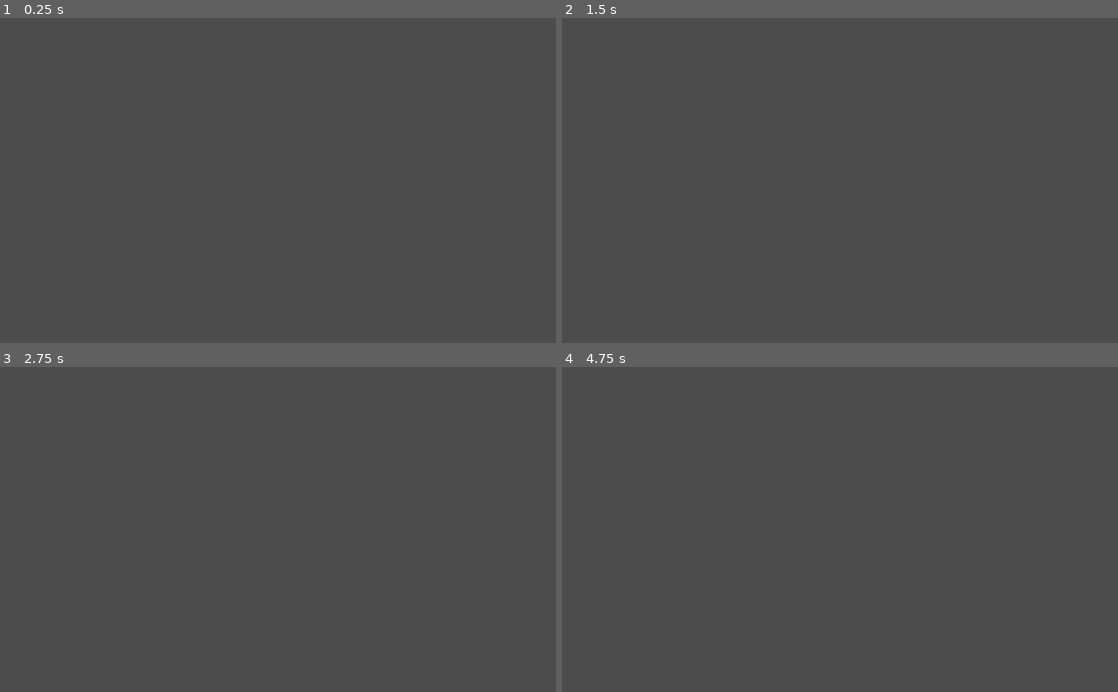
Above: before the commit, frames 1-4 (two rows, left to right).
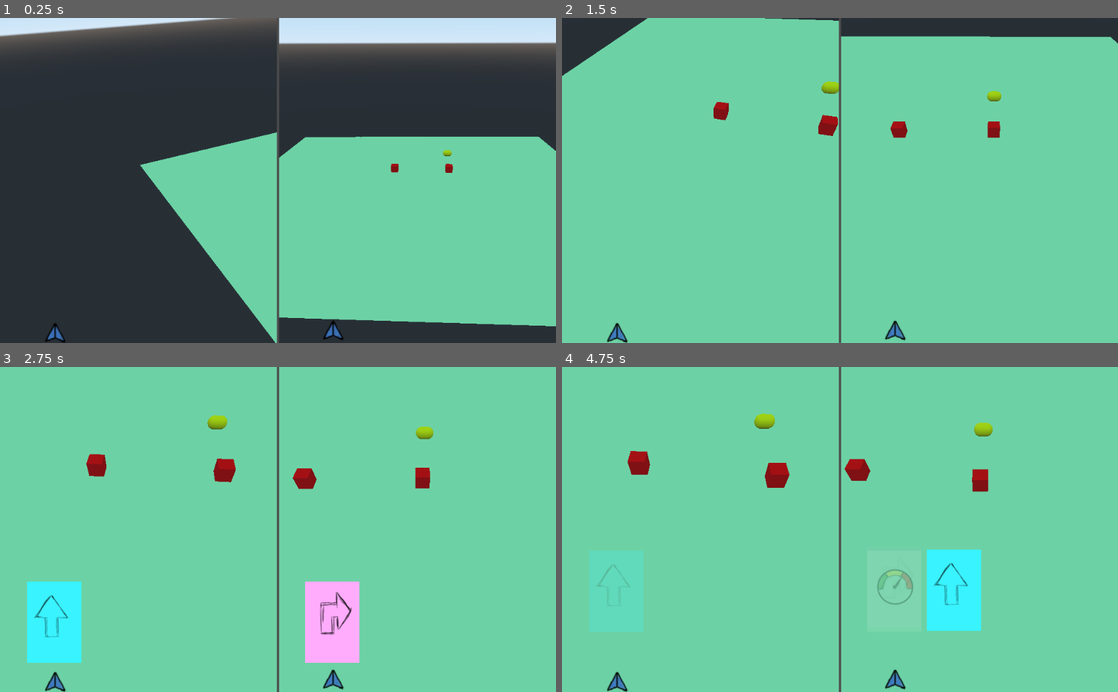
Above: after the commit, the same moments.

Repository: pisgah-fogel/TheRobotCardGame
Game: Godot game, scene res://TestScene.tscn
The game is run twice, just before and just after one commit, with the same random seed, the same clock (stepped at 60 frames per second) and the same inputs.
Inputs:
- Up to frame 1 (0.25 s): no input
- Up to frame 2 (1.5 s): hold D (P1Right, bound only after the commit) 0.53-1.28 s; tap S (P1Accept, bound only after the commit) at 0.6 s; tap K (P2Accept, bound only after the commit) at 0.8, 1.35 s; hold A (P1Left, bound only after the commit) from 1.28 s (still down)
- Up to frame 3 (2.75 s): tap J (P2Left, bound only after the commit) at 1.55, 2.1 s; release A (P1Left, bound only after the commit) at 2.03 s; hold D (P1Right, bound only after the commit) from 2.03 s (still down); tap L (P2Right, bound only after the commit) at 2.3 s
- Up to frame 4 (4.75 s): tap L (P2Right, bound only after the commit) at 2.85 s; tap S (P1Accept, bound only after the commit) at 3.05, 3.6 s; release D (P1Right, bound only after the commit) at 3.53 s; hold A (P1Left, bound only after the commit) from 3.53 s (still down); tap K (P2Accept, bound only after the commit) at 3.8, 4.35 s; tap J (P2Left, bound only after the commit) at 4.55 s

The runs differ from the first frame. In frame 1, 93% of the frame differs, in the area x 0-100%, y 0-100%; in frame 2, 100%; in frame 3, 100%; in frame 4, 100%.

Commit message:
Add coin and improve player movement

Diff:
--- a/CardBoard.gd
+++ b/CardBoard.gd
@@ -6,49 +6,104 @@
 
 export(int) var numcardmax = 3;
 var selectP1 = 0;
-var handP1 = [];
 var selectP2 = 0;
-var handP2 = [];
-
-func giveOneCard():
-	if handP1.size() < numcardmax and handP2.size() < numcardmax:
-		handP1.append(randi()%numcardmax)
-		handP2.append(randi()%numcardmax)
-		# TODO: add animation
 
 const Card = preload("res://card.tscn");
 var spritesP1 = []
+var spritesP2 = []
+
+func _cardplayedby(playerid, cardid):
+	match playerid:
+		0:
+			var counter = 0
+			for sprite in spritesP1:
+				sprite.position.x = 100 + 110*counter
+				counter+=1
+		1:
+			var counter = 0
+			for sprite in spritesP2:
+				sprite.position.x = get_viewport().get_visible_rect().size.x/2 + 100 + 110*counter
+				counter+=1
+
+func giveOneCard():
+	if spritesP1.size() < numcardmax and spritesP2.size() < numcardmax:
+		var card1 = Card.instance()
+		card1.position.x = 100 + 110*spritesP1.size()
+		card1.position.y = 480
+		card1.isfirstinhand = (spritesP1.size() == 0)
+		mControl.add_child(card1)
+		card1.connect("PlayerPlayed", self, "_cardplayedby")
+		card1.connect("PlayerPlayed", get_parent(), "_cardplayedby")
+		spritesP1.append(card1)
+
+		var card2 = Card.instance()
+		card2.position.x = get_viewport().get_visible_rect().size.x/2 + 100 + 110*spritesP2.size() # TODO screen width/2
+		card2.position.y = 480
+		card2.isfirstinhand = (spritesP2.size() == 0)
+		mControl.add_child(card2)
+		card2.connect("PlayerPlayed", self, "_cardplayedby")
+		card2.connect("PlayerPlayed", get_parent(), "_cardplayedby")
+		spritesP2.append(card2)
+
+func _ready():
+	updateDisplay()
+	var counter = 0
+	for sprite in spritesP2:
+		sprite.position.x = get_viewport().get_visible_rect().size.x/2 + 100 + 110*counter
+		counter+=1
+
 func updateDisplay():
-	for inst in spritesP1:
-		inst.queue_free()
-	spritesP1.clear()
+	updateCursorP1()
+	updateCursorP2()
 
-	var i = 0;
-	for cardid in handP1:
-		var tmp = Card.instance();
-		tmp.frame = cardid
-		tmp.position = Vector2(100 + 110*i, 530);
-		spritesP1.append(tmp)
-		mControl.add_child(tmp)
-		i += 1;
+onready var mCursorP1 = $cursorP1
+func updateCursorP1():
+	mCursorP1.position.x = 100 + 110*selectP1
+
+onready var mCursorP2 = $cursorP2
+func updateCursorP2():
+	mCursorP2.position.x = get_viewport().get_visible_rect().size.x/2 + 100 + 110*selectP2
 
 func _process(delta):
-	if Input.is_action_just_pressed("P1Accept"):
-		print("Player 1 selected ", selectP1, " = card id ", handP1[selectP1])
+	if Input.is_action_just_pressed("P1Accept") and spritesP1.size()>0:
+		print("Player 1 selected ", selectP1, " = card id ", spritesP1[selectP1].id)
+		spritesP1[selectP1].playCard(0)
+		spritesP1.erase(spritesP1[selectP1])
+		selectP1 = 0
+		updateCursorP1()
 	elif Input.is_action_just_pressed("P1Left"):
-		if selectP1 > 0:
+		if selectP1 > 0 and not spritesP1[selectP1-1].busy:
+			spritesP1[selectP1].selectCard(false)
 			selectP1 -= 1;
+			spritesP1[selectP1].selectCard(true)
+			updateCursorP1()
 	elif Input.is_action_just_pressed("P1Right"):
-		if selectP1 < handP1.size()-1:
+		if selectP1 < spritesP1.size()-1 and not spritesP1[selectP1+1].busy:
+			spritesP1[selectP1].selectCard(false)
 			selectP1 += 1;
+			spritesP1[selectP1].selectCard(true)
+			updateCursorP1()
 
-	if Input.is_action_just_pressed("P2Accept"):
-		print("P2Accept");
+	if Input.is_action_just_pressed("P2Accept") and spritesP2.size()>0:
+		print("Player 2 selected ", selectP2, " = card id ", spritesP2[selectP2].id)
+		spritesP2[selectP2].playCard(1)
+		spritesP2.erase(spritesP2[selectP2])
+		selectP2 = 0
+		updateCursorP2()
 	elif Input.is_action_just_pressed("P2Left"):
-		print("P2Left");
+		if selectP2 > 0 and not spritesP2[selectP2-1].busy:
+			spritesP2[selectP2].selectCard(false)
+			selectP2 -= 1;
+			spritesP2[selectP2].selectCard(true)
+			updateCursorP2()
 	elif Input.is_action_just_pressed("P2Right"):
-		print("P2Right");
-
+		print("P2 cursor ", selectP2)
+		print("P2 hand size ", spritesP2.size())
+		if selectP2 < spritesP2.size()-1 and not spritesP2[selectP2+1].busy:
+			spritesP2[selectP2].selectCard(false)
+			selectP2 += 1;
+			spritesP2[selectP2].selectCard(true)
+			updateCursorP2()
 
 func _on_TimerCardDistr_timeout():
 	giveOneCard()
--- /dev/null
+++ b/Coin.gd
@@ -0,0 +1,5 @@
+extends Area
+
+func _on_Coin_body_entered(body):
+	body.getCoin()
+	self.queue_free()
--- a/MeshInstance.gd
+++ /dev/null
@@ -1,16 +0,0 @@
-extends MeshInstance
-
-
-# Declare member variables here. Examples:
-# var a = 2
-# var b = "text"
-
-
-# Called when the node enters the scene tree for the first time.
-func _ready():
-	pass # Replace with function body.
-
-
-
-func _process(delta):
-	pass
--- /dev/null
+++ b/Player.gd
@@ -0,0 +1,52 @@
+extends KinematicBody
+
+export(float) var speed = 200.0
+
+enum State {IDLE, FORWARD, RIGHT, LEFT}
+var mState = State.IDLE
+
+var mWallet = 0
+
+func getCoin():
+	print("Player got one coin")
+	mWallet += 1
+
+func _physics_process(delta):
+	match mState:
+		State.FORWARD:
+			forward_todo -= delta
+			if forward_todo <= 0:
+				mState = State.IDLE
+			var direction = Vector3(cos(rotation.y), 0, -sin(rotation.y))
+			self.move_and_slide(direction*speed*delta, Vector3(0, 1, 0))
+		State.LEFT:
+			rotate_todo -= delta
+			if rotate_todo <= 0:
+				mState = State.IDLE
+			self.rotate_y(0.7*delta)
+		State.RIGHT:
+			rotate_todo -= delta
+			if rotate_todo <= 0:
+				mState = State.IDLE
+			self.rotate_y(-0.7*delta)
+
+var forward_todo = 0.0
+func _forward():
+	# TODO: add paticles
+	mState = State.FORWARD
+	forward_todo = 3.0
+
+var rotate_todo = 0.0
+func _left():
+	mState = State.LEFT
+	rotate_todo = 2.0
+
+func _right():
+	mState = State.RIGHT
+	rotate_todo = 2.0
+
+func _faster():
+	speed *= 1.5
+
+func _slower():
+	speed *= 0.67
--- /dev/null
+++ b/Player.tscn
@@ -0,0 +1,57 @@
+[gd_scene load_steps=7 format=2]
+
+[ext_resource path="res://Player.gd" type="Script" id=1]
+
+[sub_resource type="BoxShape" id=1]
+
+[sub_resource type="CubeMesh" id=2]
+
+[sub_resource type="VisualShaderNodeColorConstant" id=3]
+constant = Color( 1, 0, 0, 1 )
+
+[sub_resource type="VisualShader" id=4]
+code = "shader_type spatial;
+
+
+
+void vertex() {
+// Output:0
+
+}
+
+void fragment() {
+// Color:2
+	vec3 n_out2p0;
+	float n_out2p1;
+	n_out2p0 = vec3(1.000000,0.000000,0.000000);
+	n_out2p1 = 1.000000;
+
+// Output:0
+	ALBEDO = n_out2p0;
+
+}
+
+void light() {
+// Output:0
+
+}
+"
+nodes/fragment/0/position = Vector2( 500, 40 )
+nodes/fragment/2/node = SubResource( 3 )
+nodes/fragment/2/position = Vector2( 280, 60 )
+nodes/fragment/connections = PoolIntArray( 2, 0, 0, 0 )
+
+[sub_resource type="ShaderMaterial" id=5]
+shader = SubResource( 4 )
+
+[node name="Player" type="KinematicBody"]
+script = ExtResource( 1 )
+
+[node name="CollisionShape" type="CollisionShape" parent="."]
+transform = Transform( 1, 0, 0, 0, 1, 0, 0, 0, 1, 0, 4.84838, 0 )
+shape = SubResource( 1 )
+
+[node name="MeshInstance" type="MeshInstance" parent="."]
+transform = Transform( 1, 0, 0, 0, 1, 0, 0, 0, 1, 0, 4.84838, 0 )
+mesh = SubResource( 2 )
+material/0 = SubResource( 5 )
--- /dev/null
+++ b/TestScene.gd
@@ -0,0 +1,23 @@
+extends Spatial
+
+onready var mPlayer1 = $Player1
+onready var mPlayer2 = $Player2
+
+func _cardplayedby(playerid, cardid):
+	print("Player ", playerid, " played card ", cardid)
+	var players = [mPlayer1, mPlayer2]
+	match cardid:
+		0: # Forward
+			players[playerid]._forward()
+		1: # Right
+			players[playerid]._right()
+		2: # Left
+			players[playerid]._left()
+		3: # Faster
+			players[playerid]._faster()
+		4: # Slower
+			players[playerid]._slower()
+		5: # TODO
+			pass
+		6: # TODO
+			pass
--- a/TestScene.tscn
+++ b/TestScene.tscn
@@ -1,16 +1,126 @@
-[gd_scene load_steps=4 format=2]
-
-[ext_resource path="res://MeshInstance.gd" type="Script" id=1]
+[gd_scene load_steps=16 format=2]
+
+[ext_resource path="res://TestScene.gd" type="Script" id=1]
+[ext_resource path="res://ui.png" type="Texture" id=2]
 [ext_resource path="res://CardBoard.gd" type="Script" id=3]
-
-[sub_resource type="CapsuleMesh" id=1]
+[ext_resource path="res://Player.tscn" type="PackedScene" id=4]
+[ext_resource path="res://Coin.gd" type="Script" id=5]
+
+[sub_resource type="PlaneMesh" id=1]
+
+[sub_resource type="VisualShaderNodeColorConstant" id=8]
+constant = Color( 0.398438, 1, 0.450134, 1 )
+
+[sub_resource type="VisualShader" id=9]
+code = "shader_type spatial;
+
+
+
+void vertex() {
+// Output:0
+
+}
+
+void fragment() {
+// Color:2
+	vec3 n_out2p0;
+	float n_out2p1;
+	n_out2p0 = vec3(0.398438,1.000000,0.450134);
+	n_out2p1 = 1.000000;
+
+// Output:0
+	ALBEDO = n_out2p0;
+
+}
+
+void light() {
+// Output:0
+
+}
+"
+nodes/fragment/2/node = SubResource( 8 )
+nodes/fragment/2/position = Vector2( 80, 140 )
+nodes/fragment/connections = PoolIntArray( 2, 0, 0, 0 )
+
+[sub_resource type="ShaderMaterial" id=10]
+shader = SubResource( 9 )
+
+[sub_resource type="BoxShape" id=2]
+
+[sub_resource type="CapsuleShape" id=3]
+
+[sub_resource type="CapsuleMesh" id=4]
+
+[sub_resource type="VisualShaderNodeColorConstant" id=5]
+constant = Color( 0.921875, 1, 0, 1 )
+
+[sub_resource type="VisualShader" id=6]
+code = "shader_type spatial;
+
+
+
+void vertex() {
+// Output:0
+
+}
+
+void fragment() {
+// Color:2
+	vec3 n_out2p0;
+	float n_out2p1;
+	n_out2p0 = vec3(0.921875,1.000000,0.000000);
+	n_out2p1 = 1.000000;
+
+// Output:0
+	ALBEDO = n_out2p0;
+
+}
+
+void light() {
+// Output:0
+
+}
+"
+nodes/fragment/2/node = SubResource( 5 )
+nodes/fragment/2/position = Vector2( 80, 160 )
+nodes/fragment/connections = PoolIntArray( 2, 0, 0, 0 )
+
+[sub_resource type="ShaderMaterial" id=7]
+shader = SubResource( 6 )
 
 [node name="TestScene" type="Spatial"]
-
-[node name="Player1" type="MeshInstance" parent="."]
+script = ExtResource( 1 )
+
+[node name="Camera target1" type="Spatial" parent="."]
+transform = Transform( -1.62921e-07, 0.819152, -0.573576, 0, 0.573576, 0.819152, 1, 1.33457e-07, -9.34474e-08, -26.6175, 20.4563, 0 )
+
+[node name="Camera target2" type="Spatial" parent="."]
+transform = Transform( -1.62921e-07, 0.819152, -0.573576, 0, 0.573576, 0.819152, 1, 1.33457e-07, -9.34474e-08, -27.5552, 22.7265, 8.62963 )
+
+[node name="Player1" parent="." instance=ExtResource( 4 )]
+transform = Transform( 1, 0, 0, 0, 1, 0, 0, 0, 1, -5.51572, -2.94535, -7.83117 )
+
+[node name="RemoteTransform" type="RemoteTransform" parent="Player1"]
+transform = Transform( -1.62921e-07, 0.819152, -0.573576, 0, 0.573576, 0.819152, 1, 1.33457e-07, -9.34474e-08, -21.1018, 23.4017, 7.83117 )
+remote_path = NodePath("../../Camera target1")
+
+[node name="Player2" parent="." instance=ExtResource( 4 )]
+transform = Transform( 1, 0, 0, 0, 1, 0, 0, 0, 1, -5.51572, -2.84402, 8.62963 )
+
+[node name="RemoteTransform" type="RemoteTransform" parent="Player2"]
+transform = Transform( -1.62921e-07, 0.819152, -0.573576, 0, 0.573576, 0.819152, 1, 1.33457e-07, -9.34474e-08, -22.0394, 25.5705, 0 )
+remote_path = NodePath("../../Camera target2")
+
+[node name="Floor" type="MeshInstance" parent="."]
+transform = Transform( 50, 0, 0, 0, 1, 0, 0, 0, 50, 0.238688, 0, 0 )
 mesh = SubResource( 1 )
-material/0 = null
-script = ExtResource( 1 )
+material/0 = SubResource( 10 )
+
+[node name="StaticBody" type="StaticBody" parent="Floor"]
+
+[node name="CollisionShape" type="CollisionShape" parent="Floor/StaticBody"]
+transform = Transform( 1, 0, 0, 0, 1, 0, 0, 0, 1, 0, -0.718035, 0 )
+shape = SubResource( 2 )
 
 [node name="CardBoard" type="CanvasLayer" parent="."]
 script = ExtResource( 3 )
@@ -23,6 +133,82 @@
 }
 
 [node name="TimerCardDistr" type="Timer" parent="CardBoard"]
-wait_time = 5.0
+wait_time = 1.5
 autostart = true
+
+[node name="cursorP1" type="Sprite" parent="CardBoard"]
+position = Vector2( 100, 583.197 )
+scale = Vector2( 1.5, 1.5 )
+texture = ExtResource( 2 )
+hframes = 10
+
+[node name="cursorP2" type="Sprite" parent="CardBoard"]
+position = Vector2( 515.334, 578.785 )
+scale = Vector2( 1.5, 1.5 )
+texture = ExtResource( 2 )
+hframes = 10
+
+[node name="Coin" type="Area" parent="."]
+transform = Transform( 1, 0, 0, 0, 1, 0, 0, 0, 1, 6.84912, 1.5314, 9.15295 )
+collision_layer = 0
+script = ExtResource( 5 )
+
+[node name="CollisionShape" type="CollisionShape" parent="Coin"]
+shape = SubResource( 3 )
+
+[node name="MeshInstance" type="MeshInstance" parent="Coin"]
+mesh = SubResource( 4 )
+material/0 = SubResource( 7 )
+
+[node name="Control" type="Control" parent="."]
+margin_right = 40.0
+margin_bottom = 40.0
+__meta__ = {
+"_edit_use_anchors_": false
+}
+
+[node name="HBoxContainer" type="HBoxContainer" parent="Control"]
+margin_right = 1020.0
+margin_bottom = 800.0
+grow_vertical = 2
+alignment = 1
+__meta__ = {
+"_edit_use_anchors_": false
+}
+
+[node name="ViewportContainer" type="ViewportContainer" parent="Control/HBoxContainer"]
+margin_right = 510.0
+margin_bottom = 800.0
+__meta__ = {
+"_edit_use_anchors_": false
+}
+
+[node name="Viewport" type="Viewport" parent="Control/HBoxContainer/ViewportContainer"]
+size = Vector2( 510, 600 )
+handle_input_locally = false
+render_target_update_mode = 3
+
+[node name="InterpolatedCamera" type="InterpolatedCamera" parent="Control/HBoxContainer/ViewportContainer/Viewport"]
+transform = Transform( 1, 0, 0, 0, 0.878825, 0.477143, 0, -0.477143, 0.878825, -80.0185, 37.956, 7.90873 )
+target = NodePath("../../../../../Camera target1")
+enabled = true
+
+[node name="ViewportContainer2" type="ViewportContainer" parent="Control/HBoxContainer"]
+margin_left = 514.0
+margin_right = 1024.0
+margin_bottom = 800.0
+__meta__ = {
+"_edit_use_anchors_": false
+}
+
+[node name="Viewport" type="Viewport" parent="Control/HBoxContainer/ViewportContainer2"]
+size = Vector2( 510, 600 )
+handle_input_locally = false
+render_target_update_mode = 3
+
+[node name="InterpolatedCamera" type="InterpolatedCamera" parent="Control/HBoxContainer/ViewportContainer2/Viewport"]
+transform = Transform( 0.0404107, 0.400997, -0.915188, 0, 0.915936, 0.401325, 0.999183, -0.0162178, 0.0370136, -79.8932, 38.2016, -0.988333 )
+target = NodePath("../../../../../Camera target2")
+enabled = true
 [connection signal="timeout" from="CardBoard/TimerCardDistr" to="CardBoard" method="_on_TimerCardDistr_timeout"]
+[connection signal="body_entered" from="Coin" to="Coin" method="_on_Coin_body_entered"]
--- /dev/null
+++ b/card.gd
@@ -0,0 +1,72 @@
+extends Sprite
+
+onready var mAnimationPlayer = $AnimationPlayer
+
+var busy = true
+
+export(int) var id = 0 setget setId
+
+const probabilities = [50, 20, 20, 20, 20]
+const probTotal = 160
+
+func randomCard() -> int:
+	var rand = randi()%probTotal
+	var sum = 0
+	var counter = 0
+	for i in probabilities:
+		sum += i
+		if sum > rand:
+			return counter
+		counter += 1
+	return randi()%5
+
+var isfirstinhand = false
+
+func setId(newid):
+	# TODO: check newid's range
+	id = newid
+	self.frame = id
+
+signal PlayerPlayed(playernum, cardid)
+
+func _ready():
+	self.modulate.a = 0
+	setId(randomCard())
+	busy = true
+	mAnimationPlayer.play("Enter")
+
+func _process(delta):
+	pass
+
+var selected = false
+
+func selectCard(status):
+	if status and not selected:
+		mAnimationPlayer.play("Select")
+		selected = true
+		busy = true
+	elif not status and selected:
+		mAnimationPlayer.play("Unselect")
+		selected = false
+		busy = true
+
+var playerId = 0
+
+func playCard(newplayerId):
+	mAnimationPlayer.play("Play")
+	playerId = newplayerId
+	busy = true
+
+func _on_AnimationPlayer_animation_finished(anim_name):
+	match anim_name:
+		"Enter":
+			busy = false
+			if isfirstinhand:
+				selectCard(true)
+		"Select":
+			busy = false
+		"Unselect":
+			busy = false
+		"Play":
+			emit_signal("PlayerPlayed",playerId,id)
+			self.queue_free()
--- a/card.tscn
+++ b/card.tscn
@@ -1,8 +1,92 @@
-[gd_scene load_steps=2 format=2]
+[gd_scene load_steps=7 format=2]
 
 [ext_resource path="res://cards.png" type="Texture" id=1]
+[ext_resource path="res://card.gd" type="Script" id=2]
+
+[sub_resource type="Animation" id=1]
+resource_name = "Enter"
+length = 1.5
+tracks/0/type = "bezier"
+tracks/0/path = NodePath(".:offset:y")
+tracks/0/interp = 1
+tracks/0/loop_wrap = true
+tracks/0/imported = false
+tracks/0/enabled = true
+tracks/0/keys = {
+"points": PoolRealArray( -75, -0.25, 0, 0.25, 0, 0, -0.25, 0, 0.25, 0 ),
+"times": PoolRealArray( 0, 1.5 )
+}
+tracks/1/type = "bezier"
+tracks/1/path = NodePath(".:modulate:a")
+tracks/1/interp = 1
+tracks/1/loop_wrap = true
+tracks/1/imported = false
+tracks/1/enabled = true
+tracks/1/keys = {
+"points": PoolRealArray( 0, -0.25, 0, 0.25, 0, 1, -0.25, 0, 0.25, 0 ),
+"times": PoolRealArray( 0, 0.8 )
+}
+
+[sub_resource type="Animation" id=2]
+resource_name = "Play"
+tracks/0/type = "bezier"
+tracks/0/path = NodePath(".:offset:y")
+tracks/0/interp = 1
+tracks/0/loop_wrap = true
+tracks/0/imported = false
+tracks/0/enabled = true
+tracks/0/keys = {
+"points": PoolRealArray( -20, -0.25, 0, 0.25, 0, -75, -0.25, 0, 0.25, 0 ),
+"times": PoolRealArray( 0, 0.5 )
+}
+tracks/1/type = "bezier"
+tracks/1/path = NodePath(".:modulate:a")
+tracks/1/interp = 1
+tracks/1/loop_wrap = true
+tracks/1/imported = false
+tracks/1/enabled = true
+tracks/1/keys = {
+"points": PoolRealArray( 1, -0.25, 0, 0.25, 0, 0, -0.25, 0, 0.25, 0 ),
+"times": PoolRealArray( 0.5, 1 )
+}
+
+[sub_resource type="Animation" id=3]
+length = 0.5
+tracks/0/type = "bezier"
+tracks/0/path = NodePath(".:offset:y")
+tracks/0/interp = 1
+tracks/0/loop_wrap = true
+tracks/0/imported = false
+tracks/0/enabled = true
+tracks/0/keys = {
+"points": PoolRealArray( 0, -0.25, 0, 0.25, 0, -20, -0.25, 0, 0.25, 0 ),
+"times": PoolRealArray( 0, 0.5 )
+}
+
+[sub_resource type="Animation" id=4]
+length = 0.5
+tracks/0/type = "bezier"
+tracks/0/path = NodePath(".:offset:y")
+tracks/0/interp = 1
+tracks/0/loop_wrap = true
+tracks/0/imported = false
+tracks/0/enabled = true
+tracks/0/keys = {
+"points": PoolRealArray( -20, -0.25, 0, 0.25, 0, 0, -0.25, 0, 0.25, 0 ),
+"times": PoolRealArray( 0, 0.5 )
+}
 
 [node name="Sprite" type="Sprite"]
+modulate = Color( 1, 1, 1, 0 )
 position = Vector2( 98.9149, 526.495 )
 texture = ExtResource( 1 )
+offset = Vector2( 0, -75 )
 hframes = 10
+script = ExtResource( 2 )
+
+[node name="AnimationPlayer" type="AnimationPlayer" parent="."]
+anims/Enter = SubResource( 1 )
+anims/Play = SubResource( 2 )
+anims/Select = SubResource( 3 )
+anims/Unselect = SubResource( 4 )
+[connection signal="animation_finished" from="AnimationPlayer" to="." method="_on_AnimationPlayer_animation_finished"]
--- a/project.godot
+++ b/project.godot
@@ -80,38 +80,45 @@
 "deadzone": 0.5,
 "events": [ Object(InputEventJoypadButton,"resource_local_to_scene":false,"resource_name":"","device":0,"button_index":11,"pressure":0.0,"pressed":false,"script":null)
 , Object(InputEventJoypadButton,"resource_local_to_scene":false,"resource_name":"","device":1,"button_index":11,"pressure":0.0,"pressed":false,"script":null)
+, Object(InputEventKey,"resource_local_to_scene":false,"resource_name":"","device":0,"alt":false,"shift":false,"control":false,"meta":false,"command":false,"pressed":false,"scancode":16777217,"unicode":0,"echo":false,"script":null)
  ]
 }
 P1Left={
 "deadzone": 0.5,
 "events": [ Object(InputEventJoypadButton,"resource_local_to_scene":false,"resource_name":"","device":0,"button_index":14,"pressure":0.0,"pressed":false,"script":null)
+, Object(InputEventKey,"resource_local_to_scene":false,"resource_name":"","device":0,"alt":false,"shift":false,"control":false,"meta":false,"command":false,"pressed":false,"scancode":65,"unicode":0,"echo":false,"script":null)
  ]
 }
 P2Left={
 "deadzone": 0.5,
 "events": [ Object(InputEventJoypadButton,"resource_local_to_scene":false,"resource_name":"","device":1,"button_index":14,"pressure":0.0,"pressed":false,"script":null)
+, Object(InputEventKey,"resource_local_to_scene":false,"resource_name":"","device":0,"alt":false,"shift":false,"control":false,"meta":false,"command":false,"pressed":false,"scancode":74,"unicode":0,"echo":false,"script":null)
  ]
 }
 P1Right={
 "deadzone": 0.5,
 "events": [ Object(InputEventJoypadButton,"resource_local_to_scene":false,"resource_name":"","device":0,"button_index":15,"pressure":0.0,"pressed":false,"script":null)
+, Object(InputEventKey,"resource_local_to_scene":false,"resource_name":"","device":0,"alt":false,"shift":false,"control":false,"meta":false,"command":false,"pressed":false,"scancode":68,"unicode":0,"echo":false,"script":null)
  ]
 }
 P2Right={
 "deadzone": 0.5,
 "events": [ Object(InputEventJoypadButton,"resource_local_to_scene":false,"resource_name":"","device":1,"button_index":15,"pressure":0.0,"pressed":false,"script":null)
+, Object(InputEventKey,"resource_local_to_scene":false,"resource_name":"","device":0,"alt":false,"shift":false,"control":false,"meta":false,"command":false,"pressed":false,"scancode":76,"unicode":0,"echo":false,"script":null)
  ]
 }
 P1Accept={
 "deadzone": 0.5,
 "events": [ Object(InputEventJoypadButton,"resource_local_to_scene":false,"resource_name":"","device":0,"button_index":12,"pressure":0.0,"pressed":false,"script":null)
 , Object(InputEventJoypadButton,"resource_local_to_scene":false,"resource_name":"","device":0,"button_index":0,"pressure":0.0,"pressed":false,"script":null)
+, Object(InputEventKey,"resource_local_to_scene":false,"resource_name":"","device":0,"alt":false,"shift":false,"control":false,"meta":false,"command":false,"pressed":false,"scancode":83,"unicode":0,"echo":false,"script":null)
  ]
 }
 P2Accept={
 "deadzone": 0.5,
 "events": [ Object(InputEventJoypadButton,"resource_local_to_scene":false,"resource_name":"","device":1,"button_index":12,"pressure":0.0,"pressed":false,"script":null)
 , Object(InputEventJoypadButton,"resource_local_to_scene":false,"resource_name":"","device":1,"button_index":0,"pressure":0.0,"pressed":false,"script":null)
+, Object(InputEventKey,"resource_local_to_scene":false,"resource_name":"","device":0,"alt":false,"shift":false,"control":false,"meta":false,"command":false,"pressed":false,"scancode":75,"unicode":0,"echo":false,"script":null)
  ]
 }
 
Binary file changed: cards.png
Binary file added: ui.png
Not shown, changed: .gitignore
Not shown, added: ui.kra
